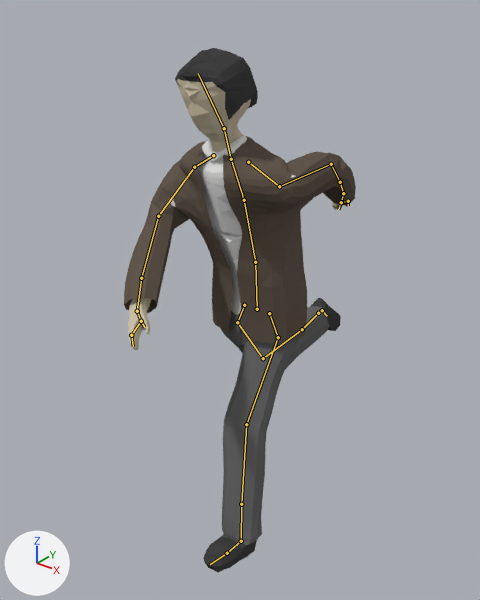
Before and after pictures for a commit that changed the Blender file FBLA Simulation and Programming 2018-2019/Assets/Materials/player/player4.blend.
Both versions are drawn from a camera (50 mm lens) standing at (6.81, -9.03, 4.83) and looking at (-0.44, 0.03, -0.79). Arrows for +X, +Y and +Z are at lower left; the lights stay in place. Both versions are drawn at frame 193 of the action 'RUN'; the numbers are the values there. The bones that bend it are drawn over the model as lines.
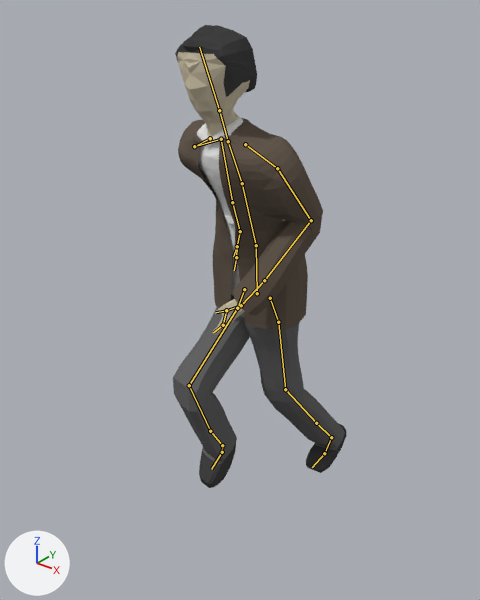
Where the change shows, as pixel boxes (x1, y1, x2, y2) in the pictures (480 x 600 px):
'Cube.001', posed (21% narrower, 12% shorter): before (128, 48, 349, 573); after (173, 25, 347, 488)
'Cube', posed (37% narrower): before (124, 136, 356, 343); after (178, 118, 323, 331)
bone 'Base', root to tip: before (257, 309) to (255, 262); after (257, 293) to (256, 245)
bone 'chest', root to tip: before (255, 262) to (244, 200); after (256, 245) to (242, 183)
bone 'ChestUpper.009', root to tip: before (213, 155) to (194, 167); after (210, 138) to (194, 146)
bone 'ChestUpper.010', root to tip: before (194, 167) to (158, 216); after (194, 146) to (221, 139)
bone 'ChestUpper.011', root to tip: before (158, 216) to (141, 278); after (221, 139) to (232, 202)
bone 'ChestUpper.018', root to tip: before (279, 186) to (331, 164); after (277, 168) to (311, 220)
bone 'ChestUpper.019', root to tip: before (331, 164) to (340, 182); after (311, 220) to (264, 280)
bone 'ChestUpper.021', root to tip: before (343, 193) to (341, 202); after (241, 305) to (226, 310)
bone 'ChestUpper.002', root to tip: before (224, 128) to (198, 73); after (219, 110) to (199, 47)
bone 'Base.001', root to tip: before (269, 313) to (278, 337); after (270, 298) to (278, 322)
bone 'Base.002', root to tip: before (278, 337) to (246, 424); after (278, 322) to (285, 389)
bone 'Base.003', root to tip: before (246, 424) to (241, 504); after (285, 389) to (316, 423)
bone 'Base.006', root to tip: before (227, 553) to (210, 564); after (324, 453) to (312, 467)
bone 'Base.007', root to tip: before (244, 305) to (237, 322); after (244, 289) to (237, 308)
bone 'Base.008', root to tip: before (237, 322) to (263, 358); after (237, 308) to (189, 385)
bone 'Base.009', root to tip: before (263, 358) to (302, 329); after (189, 385) to (210, 431)
bone 'Base.011', root to tip: before (318, 313) to (322, 310); after (222, 445) to (222, 452)
bone 'Base.012', root to tip: before (322, 310) to (327, 316); after (222, 452) to (211, 469)

What the commit changed:
Bone 'Base' (bone_base) moves from (0.0, -0.32, 0.0) to (0.0, 0.0, 0.0).
Bone 'chest' (bone_chest) turns from (10, -1, 2) to (12, -1, 2) degrees about its own x, y and z.
Bone 'ChestUpper.009' (bone_chestupper_009) turns from (0, 0, 0) to (-1, -13, 8) degrees about its own x, y and z.
Bone 'ChestUpper.010' (bone_chestupper_010) turns from (-7, 10, -64) to (-6, -12, 44) degrees about its own x, y and z.
Bone 'ChestUpper.011' (bone_chestupper_011) turns from (29, -36, -30) to (5, 16, -78) degrees about its own x, y and z.
Bone 'ChestUpper.018' (bone_chestupper_018) turns from (13, 7, 85) to (1, 4, 12) degrees about its own x, y and z.
Bone 'ChestUpper.019' (bone_chestupper_019) turns from (-57, -56, 16) to (-26, 22, -70) degrees about its own x, y and z.
Bone 'ChestUpper.021' (bone_chestupper_021) turns from (8, 7, -5) to (22, -52, -7) degrees about its own x, y and z.
Bone 'ChestUpper.002' (bone_chestupper_002) turns from (0, 0, 0) to (-12, 0, 0) degrees about its own x, y and z.
Bone 'Base.001' (bone_base_001) moves from (0.0, 0.29, -0.14) to (0.0, 0.0, 0.0).
Bone 'Base.002' (bone_base_002) turns from (0, 1, 30) to (0, 0, -13) degrees about its own x, y and z.
Bone 'Base.003' (bone_base_003) turns from (-10, 2, -15) to (-9, 2, -24) degrees about its own x, y and z.
Bone 'Base.006' (bone_base_006) turns from (-22, -3, -1) to (5, 2, 3) degrees about its own x, y and z.
Bone 'Base.007' (bone_base_007) moves from (0.0, 0.3, 0.11) to (0.0, 0.0, 0.0).
Bone 'Base.008' (bone_base_008) turns from (4, -3, -38) to (4, -1, 47) degrees about its own x, y and z.
Bone 'Base.009' (bone_base_009) turns from (-1, 0, -52) to (0, -1, -71) degrees about its own x, y and z.
Bone 'Base.011' (bone_base_011) turns from (-29, -4, 1) to (-16, -2, 0) degrees about its own x, y and z.
Bone 'Base.012' (bone_base_012) turns from (-14, -1, 1) to (1, 0, -1) degrees about its own x, y and z.
